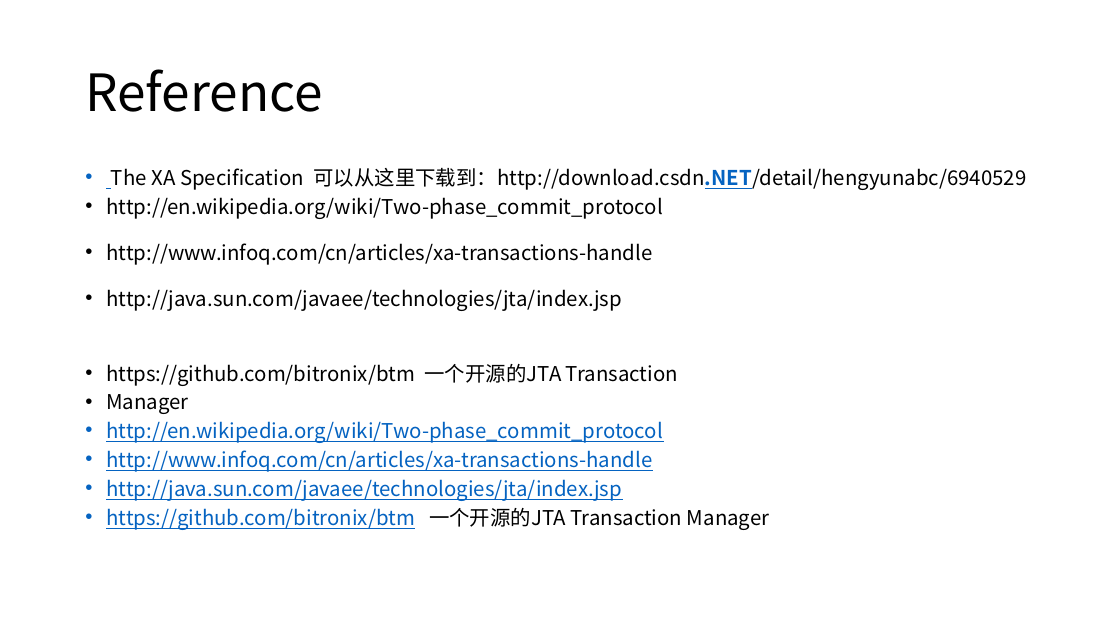
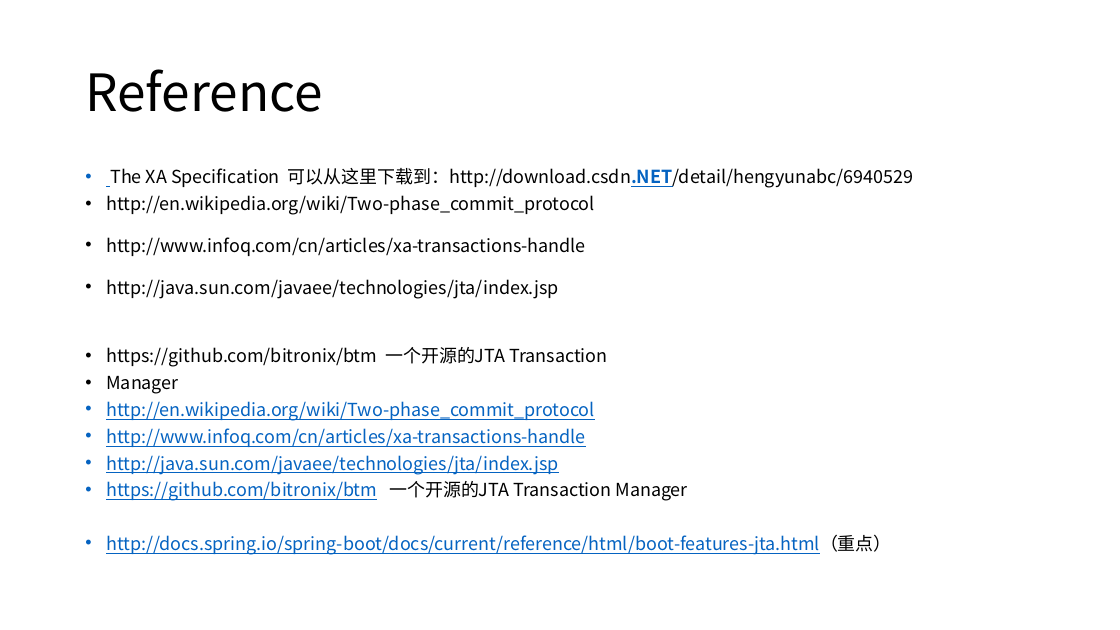
Before and after one commit to courage89/xa_presentation, a slide deck: slide 20 of 分布式事务.pptx (slide 12 before the commit). Drawn at 1120x630 pixels with LibreOffice and Linux fonts; fonts in the diff are those of the drawing. Boxes give left, top, right and bottom in pixels: in the first picture for what was removed or moved away, otherwise in the second. Text is boxed around its words. In the diff, an @@ line names an element or a change of style, - is before the commit and + after.

```diff
--- a/分布式事务.pptx
+++ b/分布式事务.pptx
@@ text at [106, 168, 914, 501]: size 17.5 to 15.4 pt in "The XA Specification 可以从这里下载到：http://download.csdn.NET/detai ...", "http://en.wikipedia.org/wiki/Two-phase_commit_protocol", "http://www.infoq.com/cn/articles/xa-transactions-handle", "http://java.sun.com/javaee/technologies/jta/index.jsp" and 6 more places @@
@@ text at [106, 534, 891, 555]: paragraph added @@
+• http://docs.spring.io/spring-boot/docs/current/reference/html/boot-features-jta.html（重点）
```
Also in this commit, not shown: 1 other slide changed, 8 slides added.
